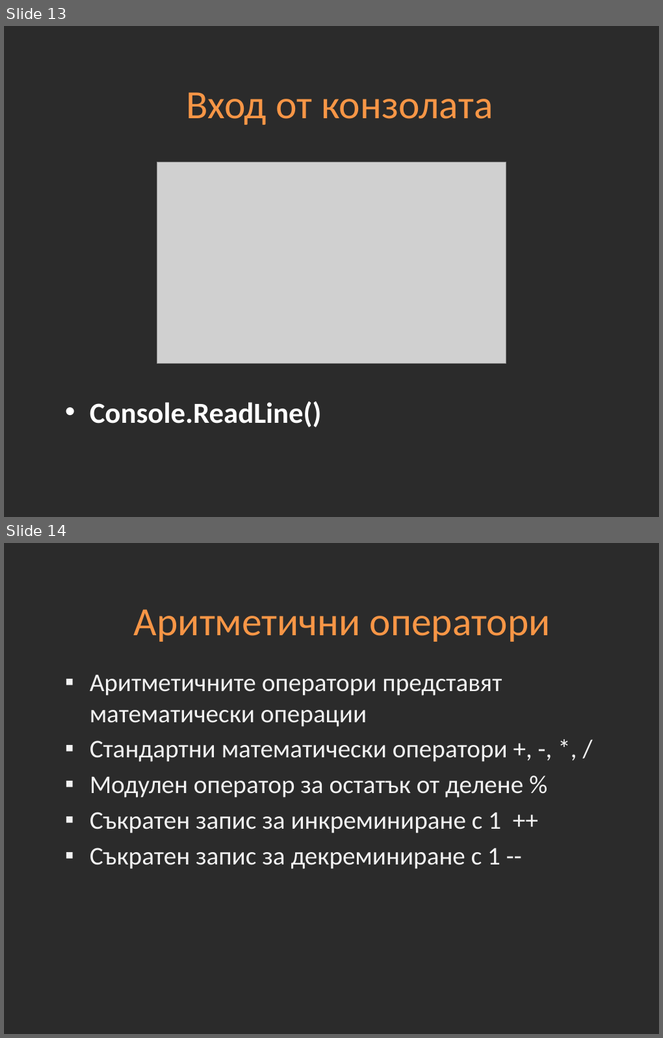
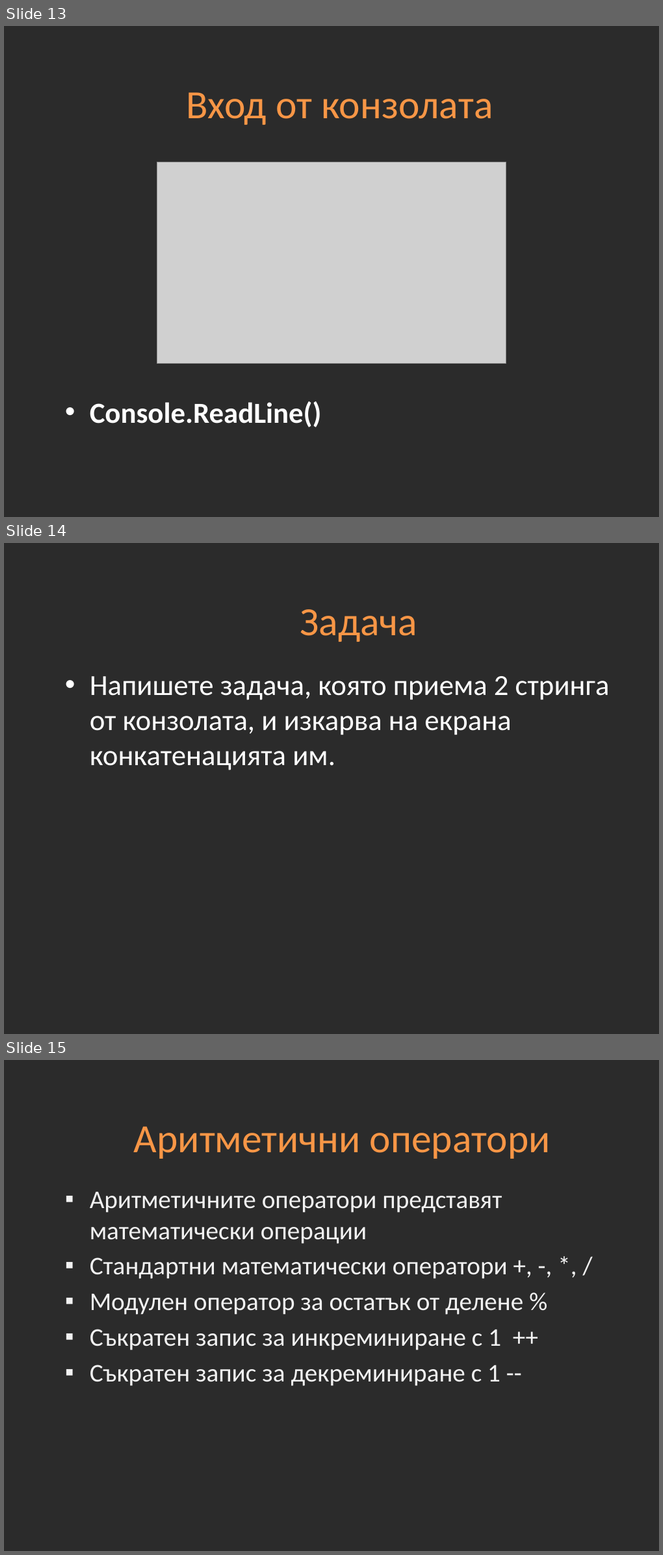
Before and after one commit to Academy-Soft-Intellect/Programming-Introduction-CSharp-Course, a slide deck: 03-Data-Types.pptx. Shown one above the other, each under a label of ours: slides 13 and 14 before the commit, slides 13, 14 and 15 after it. The pictures are 663x1038 and 663x1555 pixels, drawn with LibreOffice and Linux fonts; fonts in the diff are those of the drawing; grey boxes stand for pictures; background and template pictures are left out; a plain dark background stands for a picture behind light text. Boxes give left, top, right and bottom in pixels: in the first picture for what was removed or moved away, otherwise in the second. Text is boxed around its words. In the diff, an @@ line names an element or a change of style, - is before the commit and + after.

```diff
--- a/03-Data-Types.pptx
+++ b/03-Data-Types.pptx
@@ slide 14 added at (4, 543, 659, 1034), background picture (left out) @@
@@ title added at (300, 609, 417, 642), 44 pt, text #F79646 @@
+Задача
@@ text added at (90, 676, 610, 771), 32 pt, text #FFFFFF @@
+• Напишете задача, която приема 2 стринга от конзолата, и изкарва на екрана конкатенацията им.
@@ what was slide 14 is now slide 15 @@
```
Also in this commit, not shown: 1 slide changed.
